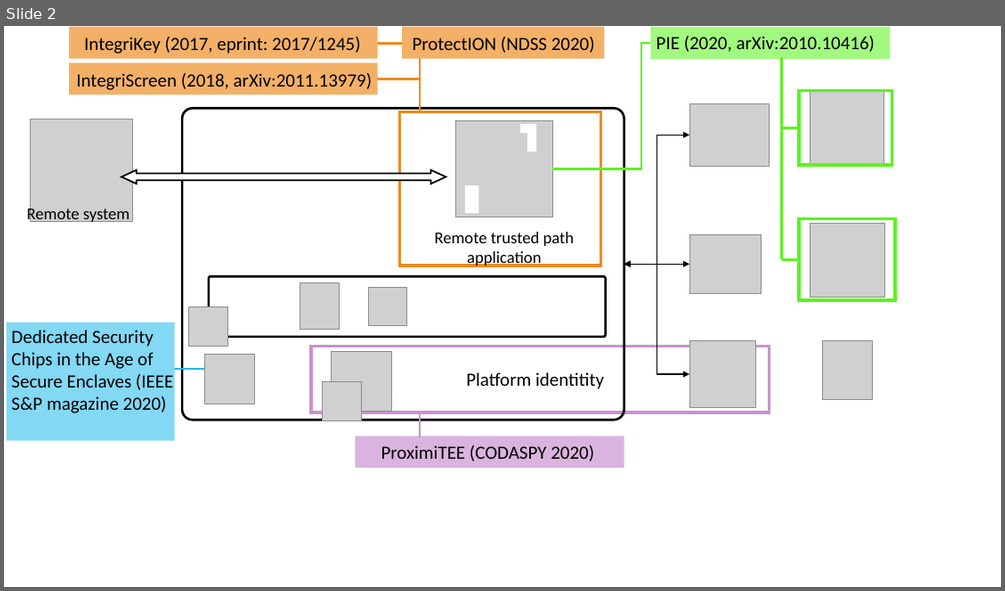
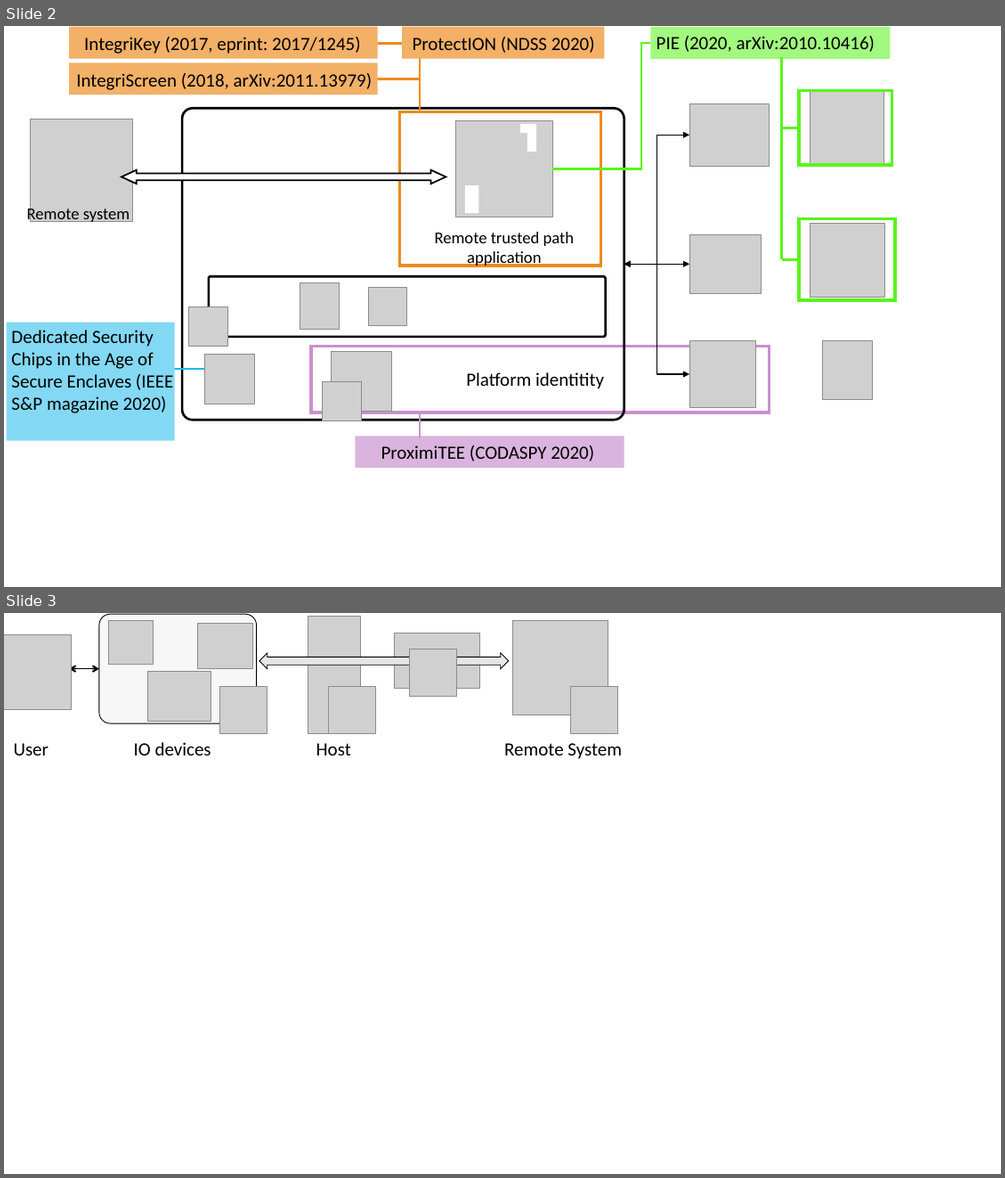
Before and after one commit to aritradhar/PhD-Thesis, a slide deck: chapters/introduction/images/works.pptx. Shown one above the other, each under a label of ours: slide 2 before the commit, slides 2 and 3 after it. The pictures are 1005x591 and 1005x1178 pixels, drawn with LibreOffice and Linux fonts; fonts in the diff are those of the drawing; grey boxes stand for pictures. Boxes give left, top, right and bottom in pixels: in the first picture for what was removed or moved away, otherwise in the second. Text is boxed around its words. In the diff, an @@ line names an element or a change of style, - is before the commit and + after.

```diff
--- a/chapters/introduction/images/works.pptx
+++ b/chapters/introduction/images/works.pptx
@@ slide 3 added at box(4, 613, 1001, 1174), background #FFFFFF @@
@@ picture added at box(4, 634, 72, 709) @@
@@ rounded rectangle added at box(99, 614, 256, 723), fill #F7F7F7, outline #000000 0.75 pt @@
@@ picture added at box(109, 620, 153, 665) @@
@@ picture added at box(198, 623, 253, 668) @@
@@ picture added at box(307, 616, 360, 732) @@
@@ picture added at box(394, 633, 479, 689) @@
@@ picture added at box(512, 620, 607, 715) @@
@@ left right arrow added at box(259, 653, 509, 668), fill #E7E6E6, outline #000000 0.75 pt @@
@@ picture added at box(409, 649, 456, 696) @@
@@ double arrow added from (99, 669) to (69, 669), #000000 1.5 pt @@
@@ picture added at box(148, 672, 212, 721) @@
@@ picture added at box(220, 686, 267, 733) @@
@@ picture added at box(329, 686, 376, 733) @@
@@ picture added at box(571, 686, 618, 733) @@
@@ text added at box(14, 743, 48, 755), 18 pt, text #000000 @@
+User
@@ text added at box(134, 742, 211, 755), 18 pt, text #000000 @@
+IO devices
@@ text added at box(316, 743, 351, 755), 18 pt, text #000000 @@
+Host
@@ text added at box(504, 743, 622, 759), 18 pt, text #000000 @@
+Remote System
```
Also in this commit, not shown: 7 other files.
